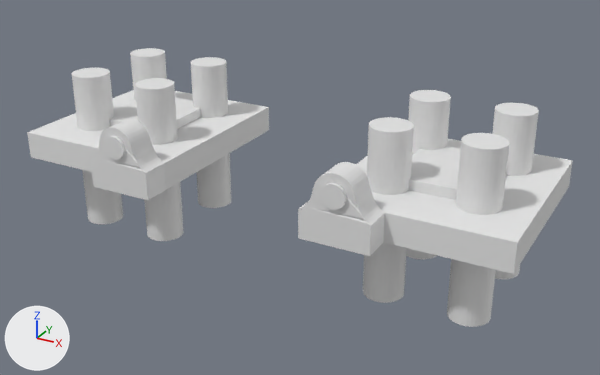
One commit to the Blender file Modelagem 3D/suporte sensor.blend: the scene before it, then after it.
Rendered twice from a 50 mm camera at (10.42, -11.95, 5.88) aimed at (3.81, 0.08, -0.14). The axes (+X, +Y, +Z) are drawn at lower left. The lights are the same throughout.
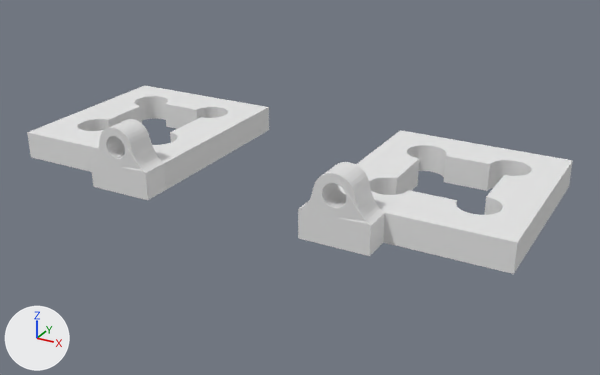
Boxes [x1, y1, x2, y2] around the edits, measured in the pictures (600 x 375 px):
'Cylinder.011', deleted
    before: [447, 133, 510, 327]
'Cylinder.010', deleted
    before: [363, 117, 414, 303]
'Cylinder', deleted
    before: [135, 78, 184, 241]
'Cylinder.001', deleted
    before: [72, 68, 123, 224]
'Cylinder.003', deleted
    before: [191, 57, 231, 208]
'Cylinder.008', deleted
    before: [492, 103, 539, 279]
'Cylinder.009', deleted
    before: [406, 90, 451, 259]
'Cube.011', deleted
    before: [409, 146, 460, 200]
'Cylinder.002', deleted
    before: [130, 48, 167, 100]
'Cube.002', deleted
    before: [110, 97, 201, 129]
'Cylinder.007', deleted
    before: [321, 183, 347, 210]
'Cylinder.004', deleted
    before: [105, 136, 125, 160]
part 1 of me_cube, built on
    before: [73, 90, 262, 148]
    after: [73, 85, 262, 148]
part 2 of me_cylinder_006, built on
    before: [91, 128, 160, 173]
    after: [91, 128, 145, 173]
part 3 of me_cube_013, built on
    before: [364, 139, 567, 218]
    after: [338, 130, 567, 218]
part 4 of me_cylinder_000, built on
    before: [299, 173, 378, 226]
    after: [299, 173, 371, 226]

The edits, one by one:
me_cube is used by ob_cube; location (-0.33, -0.47, 0.0).
me_cube had 8 vertices, 6 faces and spanned x -0.86..2.34, y -1.01..2.49, z 0.04..0.54.
me_cube now has 223 vertices, 126 faces and spans x -0.86..2.34, y -1.01..2.49, z 0.04..0.54.
Part 1, on me_cube:
2 faces are deleted.
112 vertices are added at x -0.36..1.84, y -0.41..1.99, z 0.04..0.54.
103 new vertices lie (0.0, 0.0, 0.5) away from vertices in x -0.36..1.84, y -0.41..1.99, z 0.04.
122 new faces join them.
me_cylinder_006 is used by ob_cylinder_005; location (1.41, -1.73, 0.88); rotation (1.571, 0.0, 0.0), in degrees (90, 0, 0); scale (0.0035, 0.0035, 0.0025).
me_cylinder_006 had 64 vertices, 34 faces and spanned x -171.0..172.0, y -100.0..100.0, z -106.0..102.0.
me_cylinder_006 now has 128 vertices, 68 faces and spans x -171.0..172.0, y -100.0..100.0, z -106.0..102.0.
Part 2, on me_cylinder_006:
2 faces are deleted.
32 vertices are added at x -57.0..57.0, y -57.0..57.0, z -100.0..-99.0.
32 new vertices lie (0.0, 0.0, 200.0) away from vertices in x -57.0..57.0, y -57.0..57.0, z -100.0..-99.0.
36 new faces join them.
me_cube_013 is used by ob_cube_013; location (5.77, -0.47, 0.0).
me_cube_013 had 8 vertices, 6 faces and spanned x -0.86..2.34, y -1.01..2.49, z 0.04..0.54.
me_cube_013 now has 221 vertices, 118 faces and spans x -0.86..2.34, y -1.01..2.49, z 0.04..0.54.
Part 3, on me_cube_013:
2 faces are deleted.
110 vertices are added at x -0.36..1.84, y -0.41..1.99, z 0.04..0.54.
103 new vertices lie (0.0, 0.0, 0.5) away from vertices in x -0.36..1.84, y -0.41..1.99, z 0.04.
114 new faces join them.
me_cylinder_000 is used by ob_cylinder_006; location (5.51, -1.73, 0.88); rotation (1.571, 0.0, 0.0), in degrees (90, 0, 0); scale (0.0035, 0.0035, 0.0025).
me_cylinder_000 had 64 vertices, 34 faces and spanned x -171.0..172.0, y -100.0..100.0, z -106.0..102.0.
me_cylinder_000 now has 128 vertices, 68 faces and spans x -171.0..172.0, y -100.0..100.0, z -106.0..102.0.
Part 4, on me_cylinder_000:
2 faces are deleted.
32 vertices are added at x -57.0..57.0, y -57.0..57.0, z -100.0..-99.0.
32 new vertices lie (0.0, 0.0, 200.0) away from vertices in x -57.0..57.0, y -57.0..57.0, z -100.0..-99.0.
36 new faces join them.
Object 'Cube.002' (ob_cube_002) is deleted.
Object 'Cylinder.003' (ob_cylinder_003) is deleted.
Object 'Cylinder.002' (ob_cylinder_002) is deleted.
Object 'Cylinder.001' (ob_cylinder_001) is deleted.
Object 'Cylinder' (ob_cylinder) is deleted.
Object 'Cylinder.004' (ob_cylinder_004) is deleted.
Object 'Cube.011' (ob_cube_011) is deleted.
Object 'Cylinder.011' (ob_cylinder_011) is deleted.
Object 'Cylinder.010' (ob_cylinder_010) is deleted.
Object 'Cylinder.009' (ob_cylinder_009) is deleted.
Object 'Cylinder.008' (ob_cylinder_008) is deleted.
Object 'Cylinder.007' (ob_cylinder_007) is deleted.
